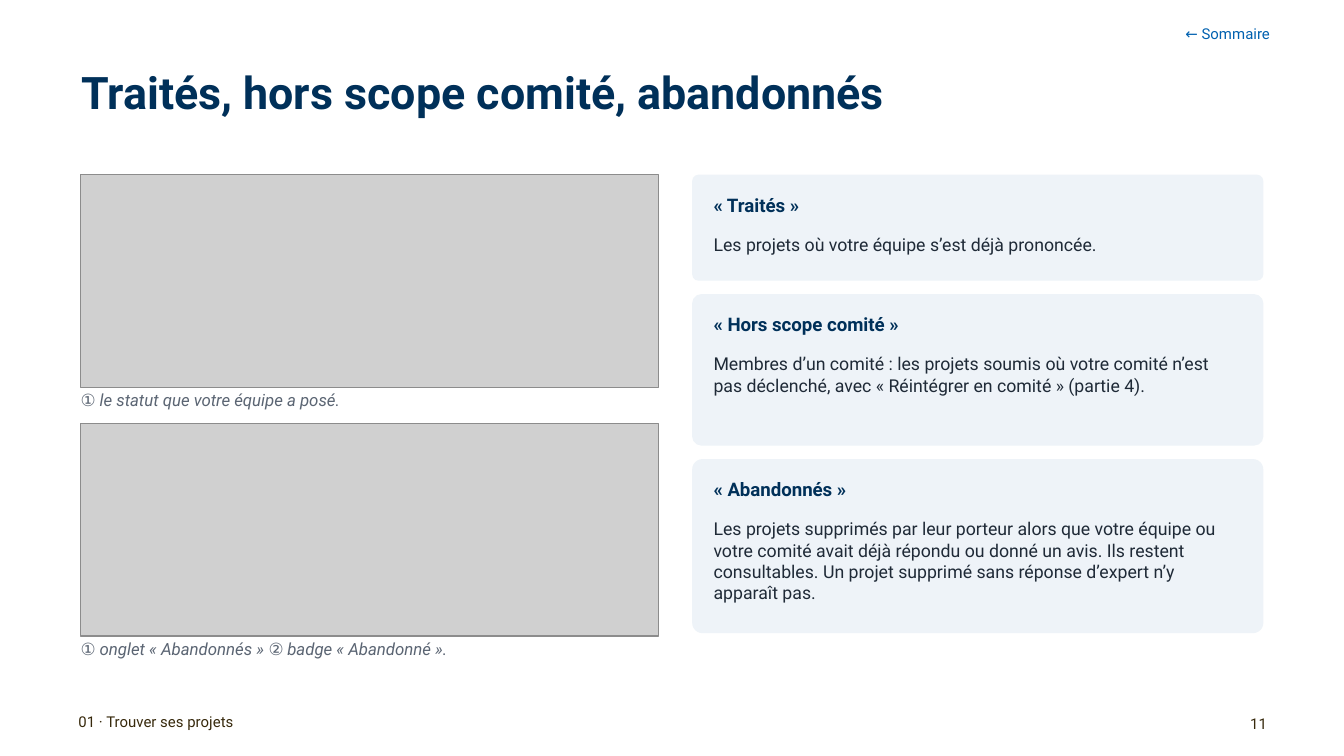
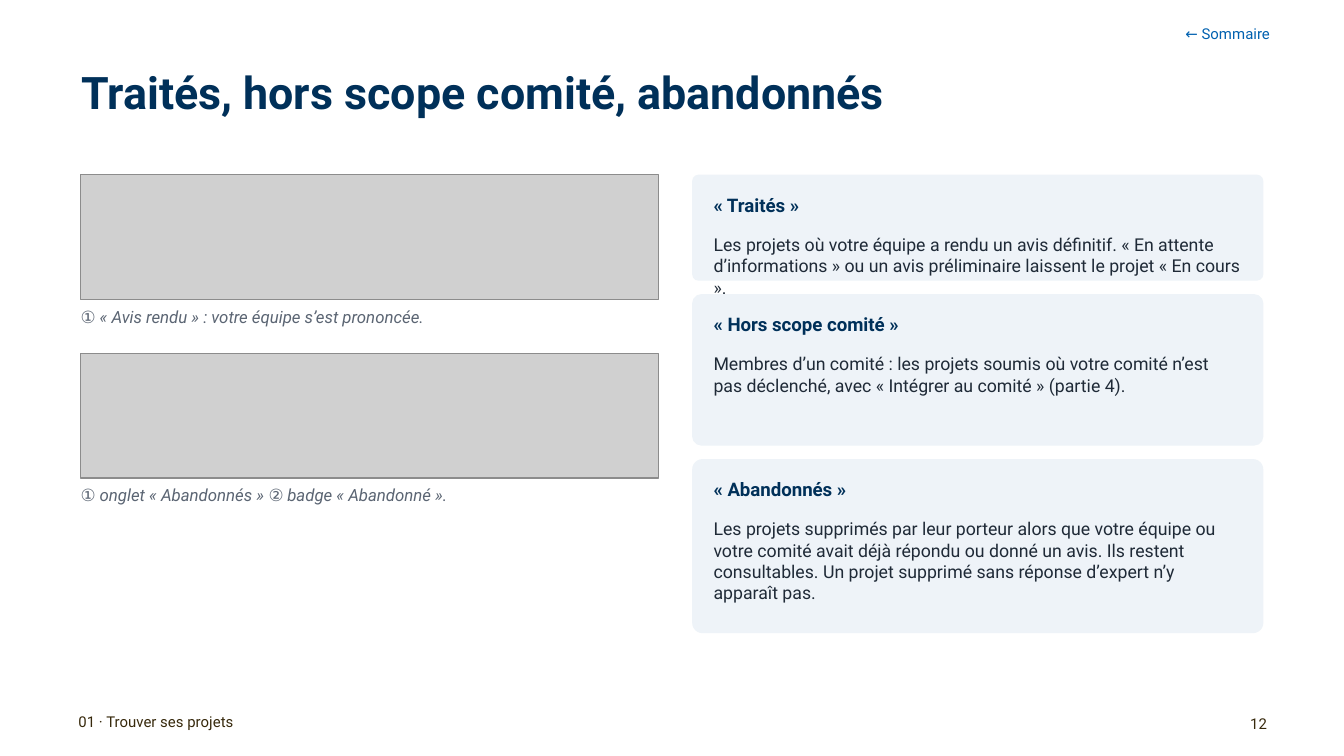
Before and after one commit to antoinelmariel-ux/ProjectNavigator, a slide deck: slide 12 of docs/Project Navigator_ Manuel SME.pptx (slide 11 before the commit). Drawn at 1344x756 pixels with LibreOffice and Linux fonts; fonts in the diff are those of the drawing; grey boxes stand for pictures; background and template pictures are left out. Boxes give left, top, right and bottom in pixels: in the first picture for what was removed or moved away, otherwise in the second. Text is boxed around its words. In the diff, an @@ line names an element or a change of style, - is before the commit and + after.

```diff
--- a/docs/Project Navigator_ Manuel SME.pptx
+++ b/docs/Project Navigator_ Manuel SME.pptx
@@ picture: place and size @@
-picture at box(81, 175, 659, 387)
+picture at box(81, 175, 659, 300)
@@ text at box(714, 237, 1240, 276): text changed @@
-Les projets où votre équipe s’est déjà prononcée.
+Les projets où votre équipe a rendu un avis définitif. « En attente d’informations » ou un avis préliminaire laissent le projet « En cours ».
@@ text at box(81, 310, 423, 327): text changed @@
-① le statut que votre équipe a posé.
+① « Avis rendu » : votre équipe s’est prononcée.
@@ picture added at box(81, 353, 659, 478) @@
@@ text at box(714, 356, 1208, 396): text changed @@
-Membres d’un comité : les projets soumis où votre comité n’est pas déclenché, avec « Réintégrer en comité » (partie 4).
+Membres d’un comité : les projets soumis où votre comité n’est pas déclenché, avec « Intégrer au comité » (partie 4).
@@ picture removed at box(81, 423, 659, 636) @@
@@ text "① onglet « Abandonnés » ...": place and size @@
-text "① onglet « Abandonnés » ..." at box(81, 642, 431, 659)
+text "① onglet « Abandonnés » ..." at box(81, 488, 431, 505)
@@ page number at box(1250, 718, 1267, 729): text changed @@
-11
+12
```
Also in this commit, not shown: 18 other slides changed, 3 slides added, 1 other file.
